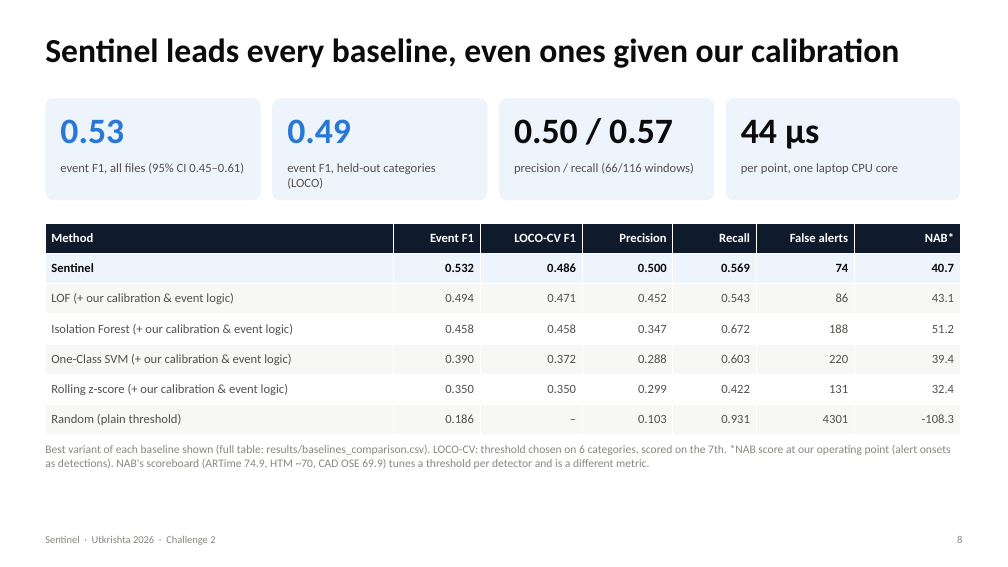
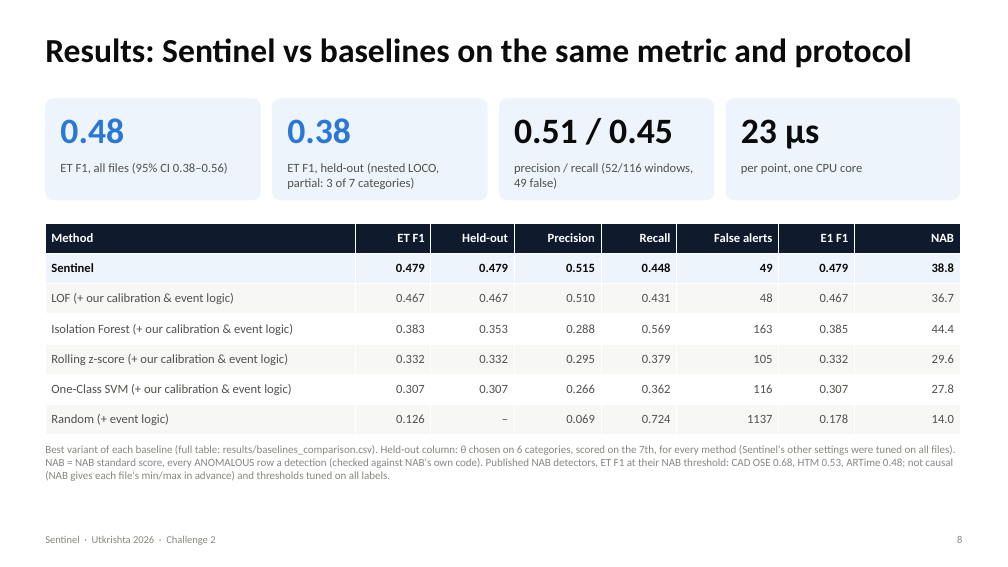
Before and after one commit to KumarranMahesh/sentinel, a slide deck: slide 8 of slides/Sentinel_Challenge2.pptx. Drawn at 1008x567 pixels with LibreOffice and Linux fonts; fonts in the diff are those of the drawing. Boxes give left, top, right and bottom in pixels: in the first picture for what was removed or moved away, otherwise in the second. Text is boxed around its words. In the diff, an @@ line names an element or a change of style, - is before the commit and + after.

```diff
--- a/slides/Sentinel_Challenge2.pptx
+++ b/slides/Sentinel_Challenge2.pptx
@@ text at [45,38,912,68]: text changed @@
-Sentinel leads every baseline, even ones given our calibration
+Results: Sentinel vs baselines on the same metric and protocol
@@ text at [60,118,124,144]: text changed @@
-0.53
+0.48
@@ text at [287,118,351,144]: text changed @@
-0.49
+0.38
@@ text at [514,119,673,144]: text changed @@
-0.50 / 0.57
+0.51 / 0.45
@@ text at [741,119,819,149]: text changed @@
-44 µs
+23 µs
@@ text at [60,163,228,174]: text changed @@
-event F1, all files (95% CI 0.45–0.61)
+ET F1, all files (95% CI 0.38–0.56)
@@ text at [287,163,439,189]: text changed @@
-event F1, held-out categories (LOCO)
+ET F1, held-out (nested LOCO, partial: 3 of 7 categories)
@@ text at [514,163,694,189]: text changed @@
-precision / recall (66/116 windows)
+precision / recall (52/116 windows, 49 false)
@@ text at [741,163,862,174]: text changed @@
-per point, one laptop CPU core
+per point, one CPU core
@@ table at [45,223,960,435] @@
-column 1: Method | Sentinel | LOF (+ our calibration & event logic) | Isolation Forest (+ our calibration & event logic) | One-Class SVM (+ our calibration & event logic) | Rolling z-score (+ our calibration & event logic) | Random (plain threshold)
-column 2: Event F1 | 0.532 | 0.494 | 0.458 | 0.390 | 0.350 | 0.186
-column 3: LOCO-CV F1 | 0.486 | 0.471 | 0.458 | 0.372 | 0.350 | –
-column 4: Precision | 0.500 | 0.452 | 0.347 | 0.288 | 0.299 | 0.103
-column 5: Recall | 0.569 | 0.543 | 0.672 | 0.603 | 0.422 | 0.931
-column 6: False alerts | 74 | 86 | 188 | 220 | 131 | 4301
-column 7: NAB* | 40.7 | 43.1 | 51.2 | 39.4 | 32.4 | -108.3
+column 1: Method | Sentinel | LOF (+ our calibration & event logic) | Isolation Forest (+ our calibration & event logic) | Rolling z-score (+ our calibration & event logic) | One-Class SVM (+ our calibration & event logic) | Random (+ event logic)
+column 2: ET F1 | 0.479 | 0.467 | 0.383 | 0.332 | 0.307 | 0.126
+column 3: Held-out | 0.479 | 0.467 | 0.353 | 0.332 | 0.307 | –
+column 4: Precision | 0.515 | 0.510 | 0.288 | 0.295 | 0.266 | 0.069
+column 5: Recall | 0.448 | 0.431 | 0.569 | 0.379 | 0.362 | 0.724
+column 6: False alerts | 49 | 48 | 163 | 105 | 116 | 1137
+column 7: E1 F1 | 0.479 | 0.467 | 0.385 | 0.332 | 0.307 | 0.178
+column 8: NAB | 38.8 | 36.7 | 44.4 | 29.6 | 27.8 | 14.0
@@ text at [45,445,955,481]: text changed; size 11 to 10.5 pt @@
-Best variant of each baseline shown (full table: results/baselines_comparison.csv). LOCO-CV: threshold chosen on 6 categories, scored on the 7th. *NAB score at our operating point (alert onsets as detections). NAB's scoreboard (ARTime 74.9, HTM ~70, CAD OSE 69.9) tunes a threshold per detector and is a different metric.
+Best variant of each baseline (full table: results/baselines_comparison.csv). Held-out column: θ chosen on 6 categories, scored on the 7th, for every method (Sentinel's other settings were tuned on all files). NAB = NAB standard score, every ANOMALOUS row a detection (checked against NAB's own code). Published NAB detectors, ET F1 at their NAB threshold: CAD OSE 0.68, HTM 0.53, ARTime 0.48; not causal (NAB gives each file's min/max in advance) and thresholds tuned on all labels.
```
Also in this commit, not shown: 9 other slides changed, 14 other files.
